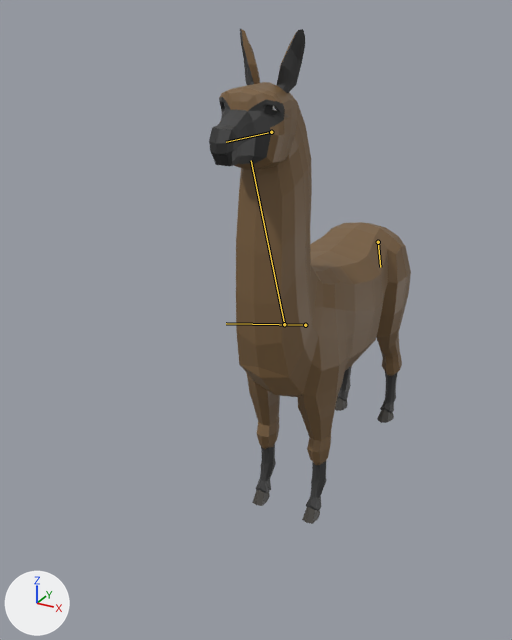
Two versions of the glTF model public/dunia-hewan/models/alpaca.glb, one commit apart.
Camera for both pictures: a camera (50 mm lens) standing at (0.95, -2.32, 1.73) and looking at (-0.09, -0.43, 0.78). Every picture has the same lights, and +X, +Y and +Z are marked at lower left. The first picture is the older version. The bones that change are drawn over the model as lines.
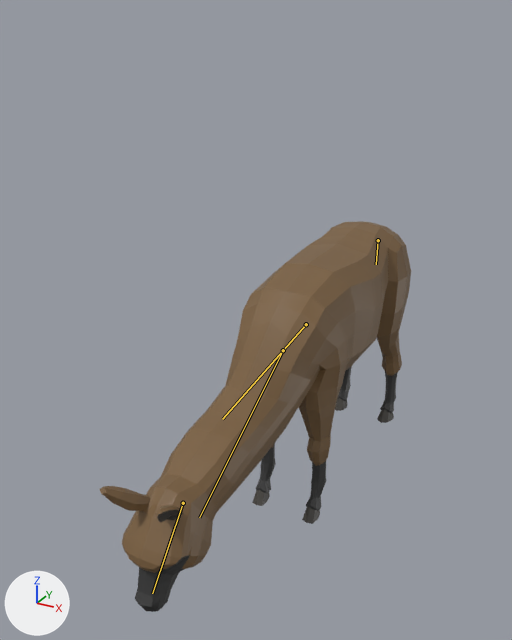
The newer file adds an action. The first version stands in its rest pose; the second is drawn at frame 109 of the action 'Eating'.

Changed parts and their boxes [x1, y1, x2, y2] in the pictures (512 x 640 px):
'Cube', posed (62% wider, 19% shorter)
    before: [219, 29, 411, 465]
    after: [100, 221, 411, 573]
'Cube_3', posed
    before: [213, 29, 398, 510]
    after: [135, 366, 398, 612]
'Cube_4', posed
    before: [209, 128, 237, 166]
    after: [135, 598, 168, 612]
'Cube_5', posed (not visible afterwards)
    before: [224, 104, 277, 115]
bone 'Torso3', root to tip
    before: (305, 325) to (226, 323)
    after: (306, 324) to (222, 419)
bone 'Neck1', root to tip
    before: (284, 324) to (251, 160)
    after: (283, 350) to (199, 517)
bone 'Head', root to tip
    before: (271, 132) to (226, 142)
    after: (183, 503) to (152, 593)
bone 'Tail3', root to tip
    before: (378, 242) to (380, 267)
    after: (378, 240) to (376, 264)

The change, as a list of edits to the scene's bpy script:
```text
Change bone_torso3:
    where bone_torso3 = bpy.data.objects['AnimalArmature'].pose.bones['Torso3']  # child of 'Torso2'
    bone_torso3.rotation_quaternion: (1.0, 0.0, 0.0, 0.0) -> (0.968, -0.252, 0.0, 0.0)  # degrees (0, 0, 0) -> degrees (-29, 0, 0)
Change bone_neck1:
    where bone_neck1 = bpy.data.objects['AnimalArmature'].pose.bones['Neck1']  # child of 'Torso3'
    bone_neck1.rotation_quaternion: (1.0, 0.0, 0.0, 0.0) -> (0.82, -0.573, 0.0, 0.0)  # degrees (0, 0, 0) -> degrees (-70, 0, 0)
Change bone_head:
    where bone_head = bpy.data.objects['AnimalArmature'].pose.bones['Head']  # child of 'Neck3'
    bone_head.rotation_quaternion: (1.0, 0.0, 0.0, 0.0) -> (0.915, 0.404, 0.0, 0.0)  # degrees (0, 0, 0) -> degrees (48, 0, 0)
Change bone_tail3:
    where bone_tail3 = bpy.data.objects['AnimalArmature'].pose.bones['Tail3']  # child of 'Tail2'
    bone_tail3.rotation_quaternion: (1.0, 0.0, 0.0, 0.0) -> (0.996, 0.0, 0.027, 0.08)  # degrees (0, 0, 0) -> degrees (0, 3, 9)
```
